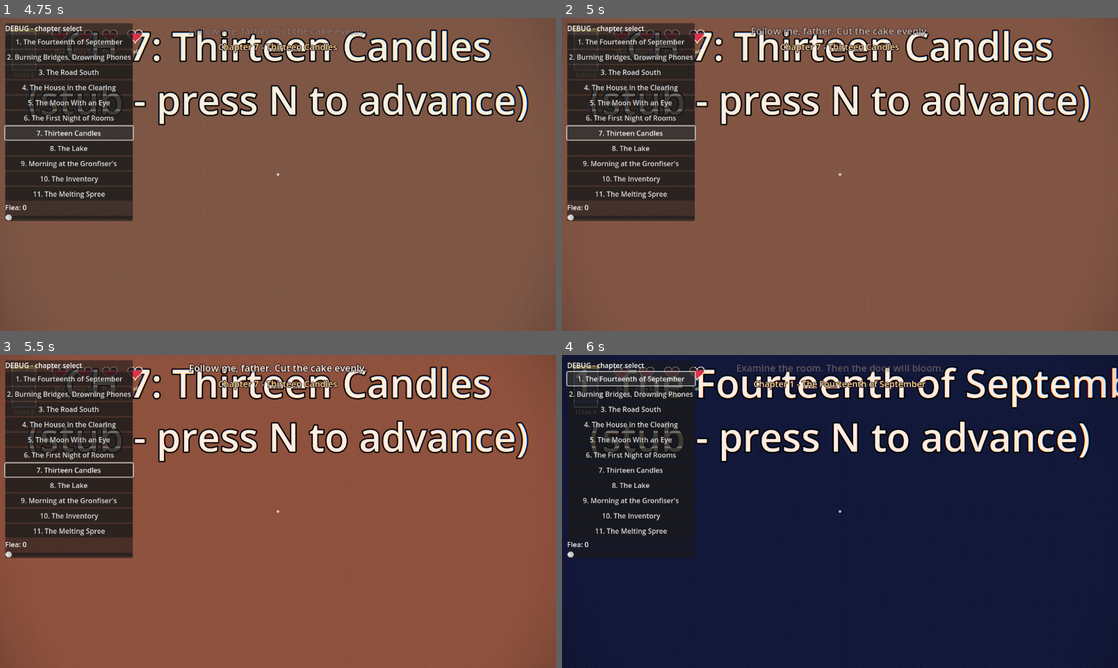
Above: before the commit, frames 1-4 (two rows, left to right).
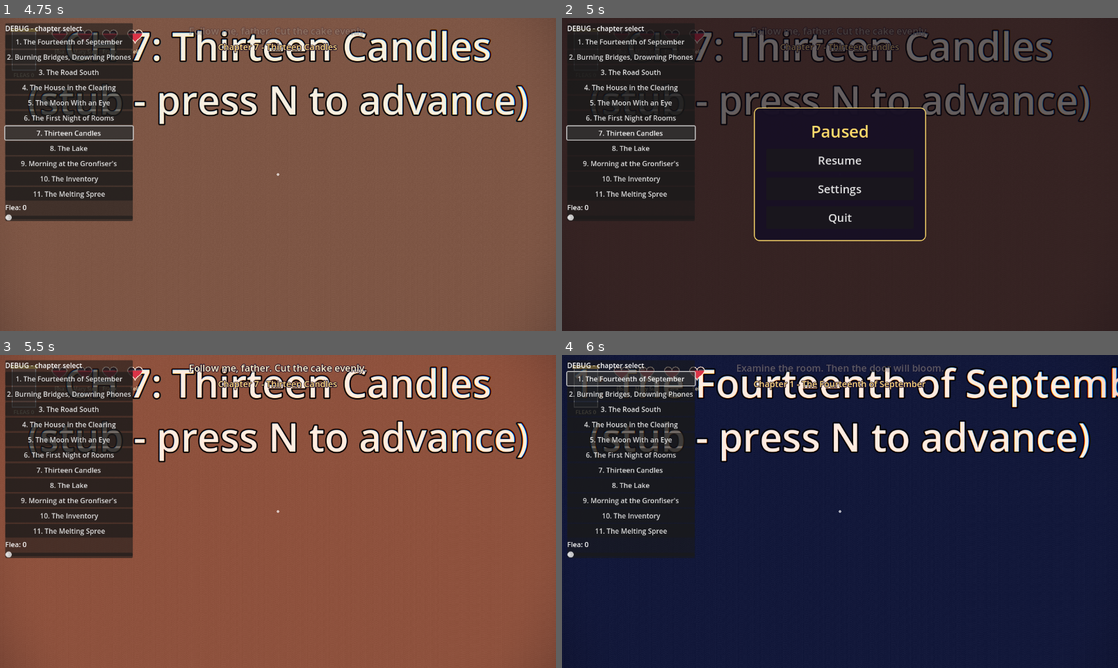
Above: after the commit, the same moments.

Repository: gabeekleiber-oss/Moon-Game
Game: Godot game, scene res://scenes/main/main.tscn
The game is run twice, just before and just after one commit, with the same random seed, the same clock (stepped at 60 frames per second) and the same inputs.
Inputs (mouse positions are in pixels of both pictures, inside the frame that each line leads up to):
- Up to frame 1 (4.75 s): tap Enter (ui_accept) at 0.5 s; move the mouse to (305, 174) at 0.52 s; hold W (move_forward) 0.53-4.28 s; tap Q (notepad) at 0.6, 1.55, 2.3, 2.85, 3.8, 4.55 s; click (305, 174) at 0.67 s; tap Space (jump) at 0.77, 1.52, 3.02, 3.77, 4.52 s; move the mouse to (250, 174) at 1.27 s; tap C (crouch) at 1.35 s; click (250, 174) at 1.42 s; move the mouse to (289, 168) at 2.02 s; hold E (interact) 2.03-2.78 s; click (289, 168) at 2.17 s; move the mouse to (272, 180) at 2.77 s; click (272, 180) at 2.92 s; move the mouse to (316, 177) at 3.52 s; tap F (see_family) at 3.6 s; click (316, 177) at 3.67 s; tap ` (debug_menu) at 4.15 s; move the mouse to (111, 127) at 4.27 s; hold A (move_left) from 4.28 s (still down); tap Shift (sprint) at 4.35 s; click (111, 127) at 4.42 s
- Up to frame 2 (5 s): keep holding A (move_left); tap Escape (pause) at 4.9 s
- Up to frame 3 (5.5 s): release A (move_left) at 5 s; click (278, 495) at 5 s, where only the run after the commit has a clickable "Resume"
- Up to frame 4 (6 s): click "1. The Fourteenth of September" at 5.75 s

Frame 1 is identical in both runs. In frame 2, 87% of the frame differs, in the area x 0-100%, y 0-100%; in frame 3, 0.2%; in frame 4, nothing differs.

Commit message:
[F-06] step 3: PauseMenu autoload (Esc pause, settings, cutscene guard) + test

Diff:
--- a/autoload/events.gd
+++ b/autoload/events.gd
@@ -49,3 +49,7 @@
 # --- Settings (F-06) ---
 ## A setting changed through GameSettings.set_value (key is one of Game.settings' keys).
 signal settings_changed(key: String)
+
+# --- Pause (F-06) ---
+## The pause menu opened (true) or closed (false). Audio can duck on this.
+signal game_paused(paused: bool)
--- a/project.godot
+++ b/project.godot
@@ -15,6 +15,7 @@
 Hud="*res://scenes/hud/hud.gd"
 PostFX="*res://scenes/fx/post_fx.gd"
 Cutscene="*res://scenes/cutscene/cutscene.gd"
+PauseMenu="*res://scenes/menus/pause_menu.gd"
 
 [display]
 window/size/viewport_width=1280
--- /dev/null
+++ b/scenes/menus/pause_menu.gd
@@ -0,0 +1,139 @@
+extends CanvasLayer
+## Autoload `PauseMenu`: Esc pause menu (Resume / Settings / Quit) and the Q Treasure Notepad overlay. (F-06)
+##
+## - Esc opens/closes; inside Settings or the Notepad it steps back instead. Ignored during a cutscene.
+## - Pausing sets get_tree().paused = true (this node and its UI are PROCESS_MODE_ALWAYS) and shows the mouse;
+##   closing restores whatever mouse mode was active before.
+## - Loads and applies the saved settings file once at boot (GameSettings.load_and_apply()).
+## Script API: PauseMenu.open_pause(), PauseMenu.close(), PauseMenu.is_open(). Event: Events.game_paused(bool).
+
+const LAYER := 60
+const ACCENT := Color(1.0, 0.86, 0.42)
+
+## "" (closed), "pause", "settings" or "notepad".
+var _mode: String = ""
+var _prev_mouse: Input.MouseMode = Input.MOUSE_MODE_CAPTURED
+
+var _root: Control
+var _panel: PanelContainer
+var _pause_box: VBoxContainer
+var _settings: SettingsPanel
+
+
+func _init() -> void:
+	layer = LAYER
+	name = "PauseMenu"
+	process_mode = Node.PROCESS_MODE_ALWAYS
+
+
+func _ready() -> void:
+	GameSettings.load_and_apply()
+	_build()
+	_show_mode("")
+
+
+## True while the pause menu, settings or notepad is on screen.
+func is_open() -> bool:
+	return _mode != ""
+
+
+## Opens the pause menu (does nothing during a cutscene or if already open).
+func open_pause() -> void:
+	if _mode == "" and not Cutscene.is_active():
+		_open("pause")
+
+
+## Closes whatever is open and resumes the game.
+func close() -> void:
+	if _mode != "":
+		_close()
+
+
+func _unhandled_input(event: InputEvent) -> void:
+	if event.is_action_pressed("pause"):
+		if Cutscene.is_active():
+			return
+		get_viewport().set_input_as_handled()
+		match _mode:
+			"":
+				_open("pause")
+			"settings":
+				_show_mode("pause")
+			_:
+				_close()
+
+
+func _open(mode: String) -> void:
+	_prev_mouse = Input.mouse_mode
+	get_tree().paused = true
+	Input.mouse_mode = Input.MOUSE_MODE_VISIBLE
+	_show_mode(mode)
+	Events.game_paused.emit(true)
+
+
+func _close() -> void:
+	_show_mode("")
+	get_tree().paused = false
+	Input.mouse_mode = _prev_mouse
+	Events.game_paused.emit(false)
+
+
+func _show_mode(mode: String) -> void:
+	_mode = mode
+	_root.visible = mode != ""
+	_pause_box.visible = mode == "pause"
+	_settings.visible = mode == "settings"
+
+
+func _build() -> void:
+	_root = Control.new()
+	_root.set_anchors_preset(Control.PRESET_FULL_RECT)
+	_root.mouse_filter = Control.MOUSE_FILTER_STOP
+	add_child(_root)
+	var dim := ColorRect.new()
+	dim.color = Color(0.03, 0.02, 0.06, 0.62)
+	dim.set_anchors_preset(Control.PRESET_FULL_RECT)
+	dim.mouse_filter = Control.MOUSE_FILTER_IGNORE
+	_root.add_child(dim)
+
+	var center := CenterContainer.new()
+	center.set_anchors_preset(Control.PRESET_FULL_RECT)
+	_root.add_child(center)
+	_panel = PanelContainer.new()
+	var style := StyleBoxFlat.new()
+	style.bg_color = Color(0.09, 0.06, 0.14, 0.96)
+	style.border_color = ACCENT
+	style.set_border_width_all(2)
+	style.set_corner_radius_all(12)
+	style.set_content_margin_all(28)
+	_panel.add_theme_stylebox_override("panel", style)
+	center.add_child(_panel)
+	var stack := VBoxContainer.new()
+	_panel.add_child(stack)
+
+	_pause_box = VBoxContainer.new()
+	_pause_box.add_theme_constant_override("separation", 14)
+	_pause_box.custom_minimum_size = Vector2(340, 0)
+	var title := Label.new()
+	title.text = "Paused"
+	title.horizontal_alignment = HORIZONTAL_ALIGNMENT_CENTER
+	title.add_theme_font_size_override("font_size", 38)
+	title.add_theme_color_override("font_color", ACCENT)
+	_pause_box.add_child(title)
+	_pause_box.add_child(_button("Resume", _close))
+	_pause_box.add_child(_button("Settings", func() -> void: _show_mode("settings")))
+	_pause_box.add_child(_button("Quit", func() -> void: get_tree().quit()))
+	stack.add_child(_pause_box)
+
+	_settings = SettingsPanel.new()
+	_settings.back_requested.connect(func() -> void: _show_mode("pause"))
+	stack.add_child(_settings)
+
+
+func _button(text: String, on_press: Callable) -> Button:
+	var b := Button.new()
+	b.text = text
+	b.add_theme_font_size_override("font_size", 26)
+	b.custom_minimum_size = Vector2(0, 52)
+	b.pressed.connect(on_press)
+	return b
--- a/scenes/player/player.gd
+++ b/scenes/player/player.gd
@@ -22,8 +22,7 @@
 		rotate_y(-event.relative.x * _sensitivity())
 		head.rotate_x(-event.relative.y * _sensitivity())
 		head.rotation.x = clamp(head.rotation.x, -1.4, 1.4)
-	if event.is_action_pressed("pause"):
-		Input.mouse_mode = Input.MOUSE_MODE_VISIBLE
+	# Esc is owned by the PauseMenu autoload (F-06): it pauses and frees the mouse.
 
 func _physics_process(delta: float) -> void:
 	if not is_on_floor():
--- /dev/null
+++ b/tests/test_pause.gd
@@ -0,0 +1,62 @@
+extends Node
+## Headless test for PauseMenu. Run: godot --headless --path . res://tests/test_pause.tscn
+var _fails := 0
+var _events: Array = []
+
+func _check(cond: bool, what: String) -> void:
+	print(("PASS " if cond else "FAIL ") + what)
+	if not cond:
+		_fails += 1
+
+func _esc() -> void:
+	var ev := InputEventAction.new()
+	ev.action = "pause"
+	ev.pressed = true
+	Input.parse_input_event(ev)
+	await get_tree().process_frame
+	await get_tree().process_frame
+
+func _ready() -> void:
+	GameSettings.path = "user://_test_pause.json"
+	Events.game_paused.connect(func(p: bool) -> void: _events.append(p))
+	_check(not PauseMenu.is_open() and not get_tree().paused, "closed and running at start")
+	await _esc()
+	_check(PauseMenu.is_open() and get_tree().paused, "Esc opens the menu and pauses the tree")
+	_check(PauseMenu._pause_box.visible and not PauseMenu._settings.visible, "pause buttons visible, settings hidden")
+	await _esc()
+	_check(not PauseMenu.is_open() and not get_tree().paused, "Esc again resumes")
+	_check(_events == [true, false], "Events.game_paused fired true then false")
+
+	# settings flow: Esc from settings goes back to the menu, not out of it
+	PauseMenu.open_pause()
+	(PauseMenu._pause_box.get_child(2) as Button).pressed.emit()   # Settings
+	_check(PauseMenu._settings.visible and not PauseMenu._pause_box.visible, "Settings button shows the settings panel")
+	await _esc()
+	_check(PauseMenu.is_open() and PauseMenu._pause_box.visible and get_tree().paused, "Esc inside Settings steps back to the pause menu")
+	(PauseMenu._pause_box.get_child(1) as Button).pressed.emit()   # Resume
+	_check(not PauseMenu.is_open() and not get_tree().paused, "Resume button closes")
+
+	# Esc ignored during a cutscene (P-F-05-1)
+	var done := [false]
+	_cut(done)
+	await get_tree().process_frame
+	await _esc()
+	_check(Cutscene.is_active() and not PauseMenu.is_open() and not get_tree().paused, "Esc is ignored while a cutscene runs")
+	PauseMenu.open_pause()
+	_check(not PauseMenu.is_open(), "open_pause() refuses during a cutscene")
+	Cutscene.request_skip()
+	await get_tree().create_timer(0.2).timeout
+	await _esc()
+	_check(PauseMenu.is_open(), "Esc works again after the cutscene")
+	PauseMenu.close()
+
+	# the menu itself works while paused (process_mode ALWAYS)
+	_check(PauseMenu.process_mode == Node.PROCESS_MODE_ALWAYS, "menu keeps processing while paused")
+	DirAccess.remove_absolute("user://_test_pause.json")
+	GameSettings.path = "user://settings.json"
+	print("RESULT: %s" % ("ALL PASS" if _fails == 0 else "%d FAILED" % _fails))
+	get_tree().quit(0 if _fails == 0 else 1)
+
+func _cut(done: Array) -> void:
+	await Cutscene.play(func() -> void: await Cutscene.wait(30.0))
+	done[0] = true
--- /dev/null
+++ b/tests/test_pause.tscn
@@ -0,0 +1,6 @@
+[gd_scene load_steps=2 format=3]
+
+[ext_resource type="Script" path="res://tests/test_pause.gd" id="1"]
+
+[node name="TestPause" type="Node"]
+script = ExtResource("1")
Not shown, changed: docs/state/F-06.md
